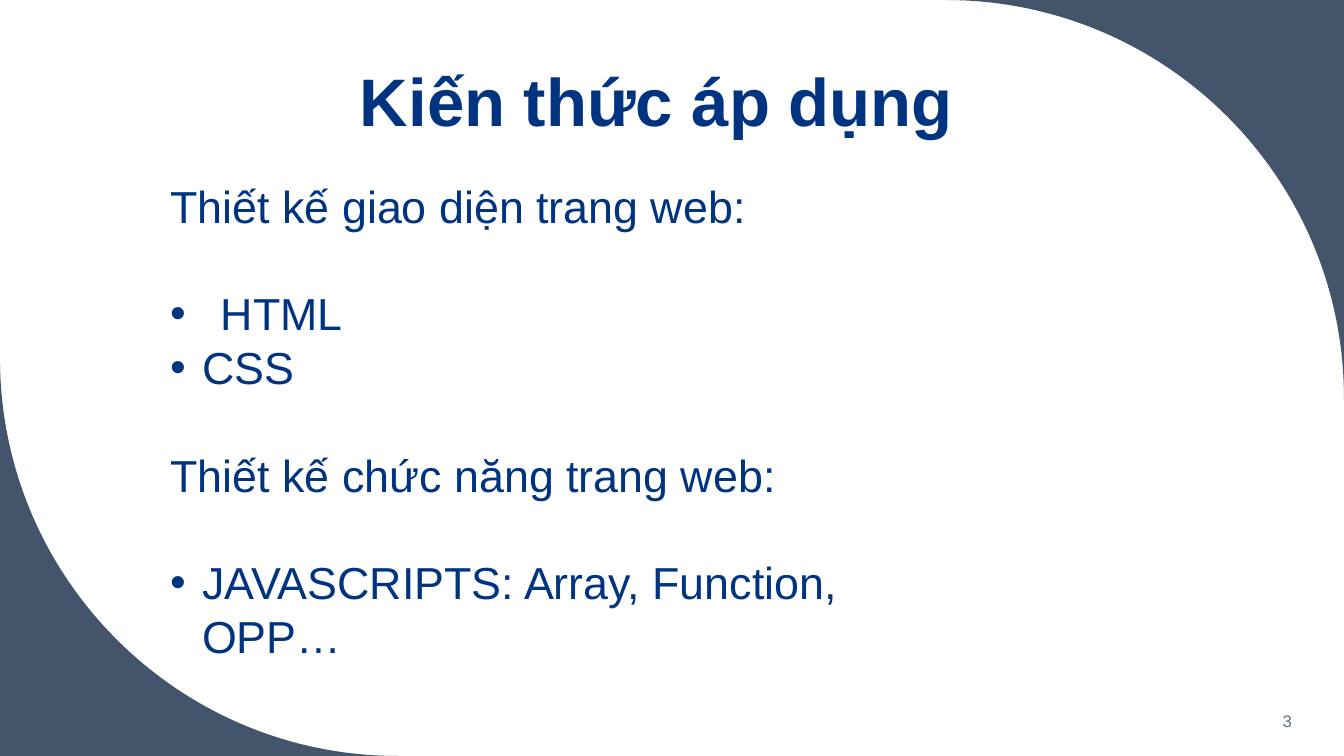
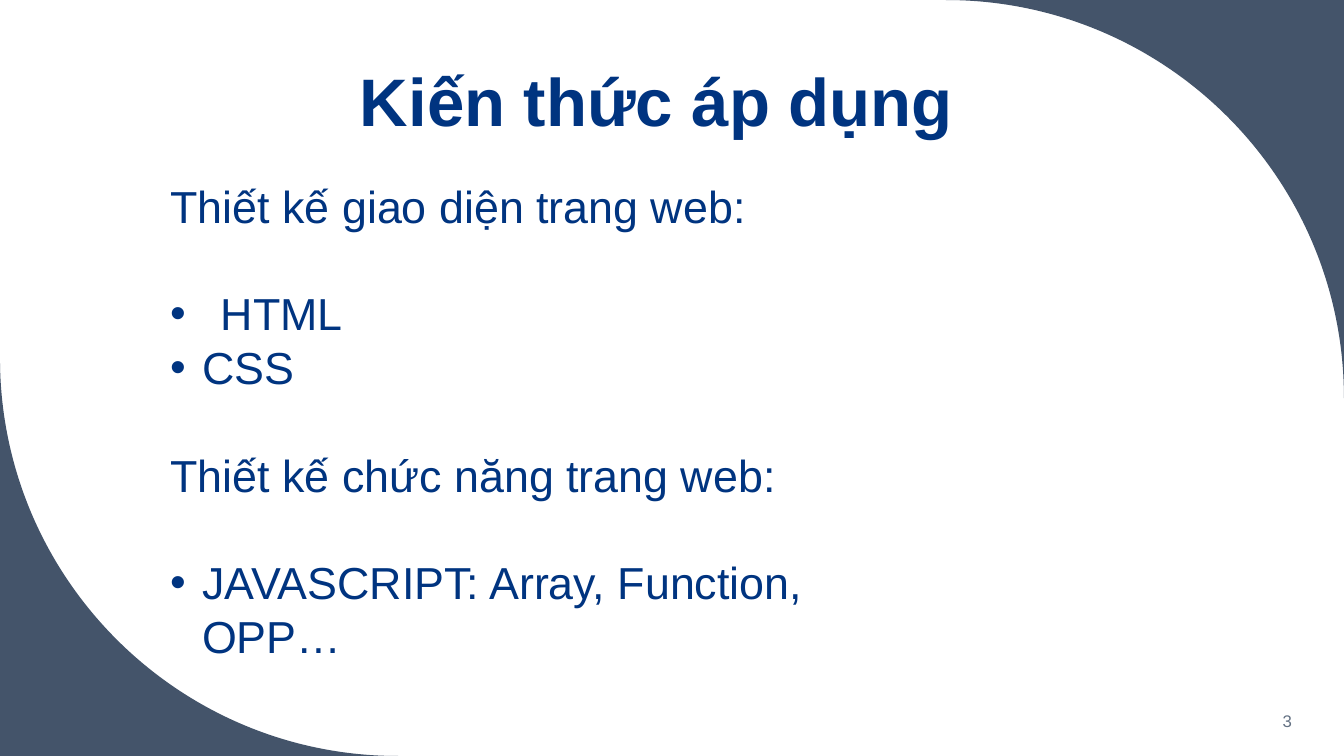
Before and after one commit to nhat01479/CaseStudy_Mobiles_Shop, a slide deck: slide 3 of CaseStudyMobilesshop.pptx. Drawn at 1344x756 pixels with LibreOffice and Linux fonts; fonts in the diff are those of the drawing. Boxes give left, top, right and bottom in pixels: in the first picture for what was removed or moved away, otherwise in the second. Text is boxed around its words. In the diff, an @@ line names an element or a change of style, - is before the commit and + after.

```diff
--- a/CaseStudyMobilesshop.pptx
+++ b/CaseStudyMobilesshop.pptx
@@ text at [202,566,802,654]: text changed @@
-• JAVASCRIPTS: Array, Function, OPP…
+• JAVASCRIPT: Array, Function, OPP…
```
Also in this commit, not shown: 1 other slide changed.
